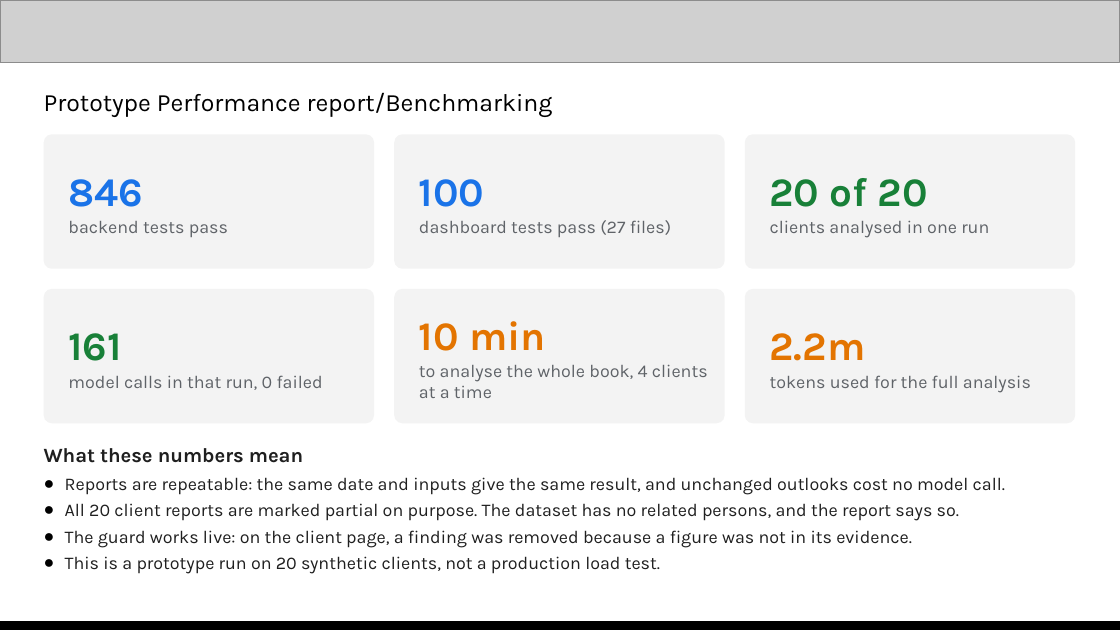
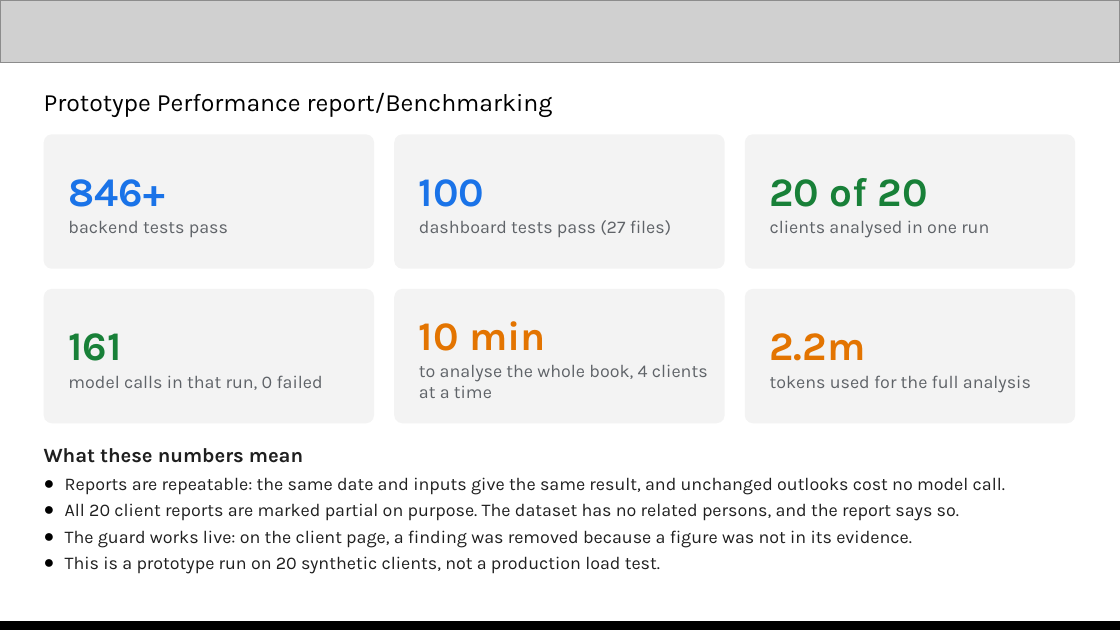
Before and after one commit to webmobix/rmsignal, a slide deck: slide 9 of docs/RMSignal-submission.pptx. Drawn at 1120x630 pixels with LibreOffice and Linux fonts; fonts in the diff are those of the drawing; grey boxes stand for pictures. Boxes give left, top, right and bottom in pixels: in the first picture for what was removed or moved away, otherwise in the second. Text is boxed around its words. In the diff, an @@ line names an element or a change of style, - is before the commit and + after.

```diff
--- a/docs/RMSignal-submission.pptx
+++ b/docs/RMSignal-submission.pptx
@@ text in rounded rectangle at (x1=68, y1=179, x2=164, y2=207): text changed @@
-846
+846+
```
Also in this commit, not shown: 5 other slides changed, 5 other files.
